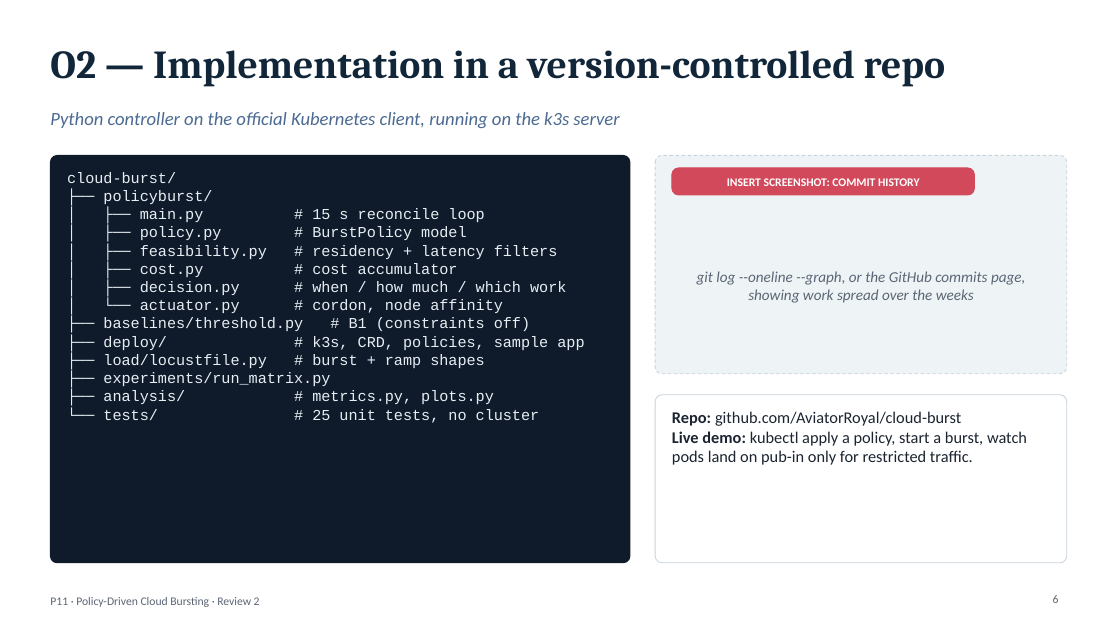
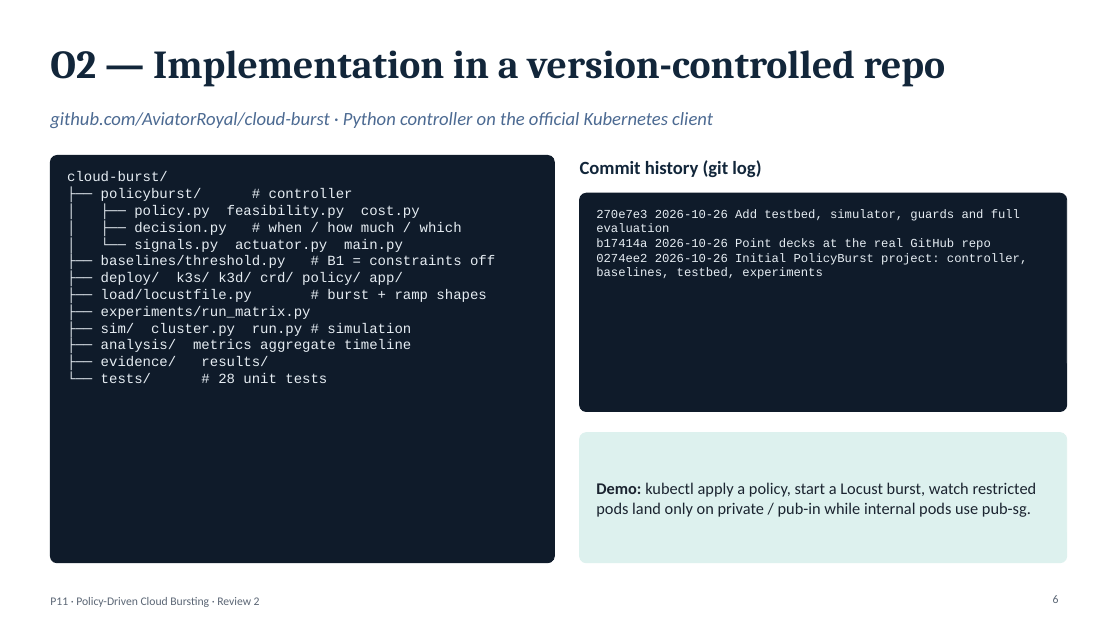
Before and after one commit to AviatorRoyal/cloud-burst, a slide deck: slide 6 of P11_Review2_Implementation_and_Results.pptx. Drawn at 1120x630 pixels with LibreOffice and Linux fonts; fonts in the diff are those of the drawing. Boxes give left, top, right and bottom in pixels: in the first picture for what was removed or moved away, otherwise in the second. Text is boxed around its words. In the diff, an @@ line names an element or a change of style, - is before the commit and + after.

Commit message:
Final decks for all three reviews and the research paper
- Review 1 and 2 rebuilt from measured testbed and simulation data
  (no placeholders); previous-review wording removed from Review 2
- Review 3 (final) deck
- Research paper (21 pages, .docx and .pdf) generated from the results

```diff
--- a/P11_Review2_Implementation_and_Results.pptx
+++ b/P11_Review2_Implementation_and_Results.pptx
@@ text at (x1=50, y1=112, x2=713, y2=128): text changed @@
-Python controller on the official Kubernetes client, running on the k3s server
+github.com/AviatorRoyal/cloud-burst · Python controller on the official Kubernetes client
@@ rounded rectangle resized from (x1=50, y1=155, x2=630, y2=563) to (x1=50, y1=155, x2=555, y2=563) @@
@@ text at (x1=67, y1=171, x2=486, y2=319): size 13 to 12 pt in "cloud-burst/", "├── load/locustfile.py # burst + ramp shapes", "├── experiments/run_matrix.py" @@
@@ text at (x1=580, y1=160, x2=761, y2=177): text changed; size 10 to 16 pt; text colour #FFFFFF to #12263A @@
-INSERT SCREENSHOT: COMMIT HISTORY
+Commit history (git log)
@@ text "Commit history (git log)" at (x1=580, y1=160, x2=761, y2=177): vertical alignment middle to top @@
@@ rounded rectangle removed at (x1=655, y1=155, x2=1067, y2=374) @@
@@ text at (x1=101, y1=188, x2=495, y2=285): text changed; size 13 to 12 pt @@
-├── policyburst/
-│ ├── main.py # 15 s reconcile loop
-│ ├── policy.py # BurstPolicy model
-│ ├── feasibility.py # residency + latency filters
-│ ├── cost.py # cost accumulator
-│ ├── decision.py # when / how much / which work
-│ └── actuator.py # cordon, node affinity
-├── baselines/threshold.py # B1 (constraints off)
-├── deploy/ # k3s, CRD, policies, sample app
+├── policyburst/ # controller
+│ ├── policy.py feasibility.py cost.py
+│ ├── decision.py # when / how much / which
+│ └── signals.py actuator.py main.py
+├── baselines/threshold.py # B1 = constraints off
+├── deploy/ k3s/ k3d/ crd/ policy/ app/
@@ rounded rectangle resized from (x1=672, y1=168, x2=975, y2=195) to (x1=580, y1=193, x2=1067, y2=412) @@
@@ rounded rectangle at (x1=580, y1=193, x2=1067, y2=412): fill #D1495B to #0F1B2A; outline #D1495B 1 pt to #0F1B2A 0.75 pt; proportions changed @@
@@ text added at (x1=596, y1=209, x2=1027, y2=279), 10.5 pt, text #E6EDF3 @@
+270e7e3 2026-10-26 Add testbed, simulator, guards and full evaluation
+b17414a 2026-10-26 Point decks at the real GitHub repo
+0274ee2 2026-10-26 Initial PolicyBurst project: controller, baselines, testbed, experiments
@@ text removed at (x1=697, y1=271, x2=1025, y2=303) @@
-git log --oneline --graph, or the GitHub commits page, showing work spread over the weeks
@@ text at (x1=101, y1=323, x2=411, y2=383): text changed; size 13 to 12 pt @@
-├── analysis/ # metrics.py, plots.py
-└── tests/ # 25 unit tests, no cluster
+├── sim/ cluster.py run.py # simulation
+├── analysis/ metrics aggregate timeline
+├── evidence/ results/
+└── tests/ # 28 unit tests
@@ rounded rectangle resized from (x1=655, y1=395, x2=1067, y2=563) to (x1=580, y1=433, x2=1067, y2=563) @@
@@ rounded rectangle at (x1=580, y1=433, x2=1067, y2=563): fill #FFFFFF to #DDF1EE; outline #C9D3DC 0.75 pt to #DDF1EE 0.75 pt; proportions changed @@
@@ text "Demo: kubectl apply a policy, ..." at (x1=596, y1=482, x2=1037, y2=517): vertical alignment top to middle @@
@@ text at (x1=596, y1=482, x2=1037, y2=517): text changed @@
-Repo: github.com/AviatorRoyal/cloud-burst
-Live demo: kubectl apply a policy, start a burst, watch pods land on pub-in only for restricted traffic.
+Demo: kubectl apply a policy, start a Locust burst, watch restricted pods land only on private / pub-in while internal pods use pub-sg.
```
Also in this commit, not shown: 11 other slides changed, 3 slides added, 1 slide removed, 5 other files.
